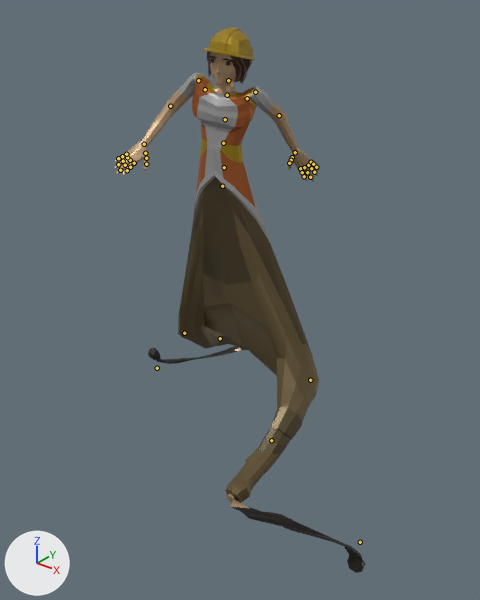
A saved change to the glTF model android/app/src/main/assets/www/models/characters/FarmerAnim_F.glb.
The view is the same before and after, from a 50 mm lens placed at (2.43, -2.95, 2.09), pointed at (0.07, -0.01, 0.27). Arrows for +X, +Y and +Z are at lower left; the lights stay in place. The picture after the commit comes second. Both versions are drawn at frame 16 of the action 'CharacterArmature|Walk'; the numbers are the values there. The bones that change, and the others that lie on the model, are drawn over the model as lines.

Objects in the first picture: 'Worker_Body', 'Worker_Feet', 'Worker_Head', 'Worker_Legs'.
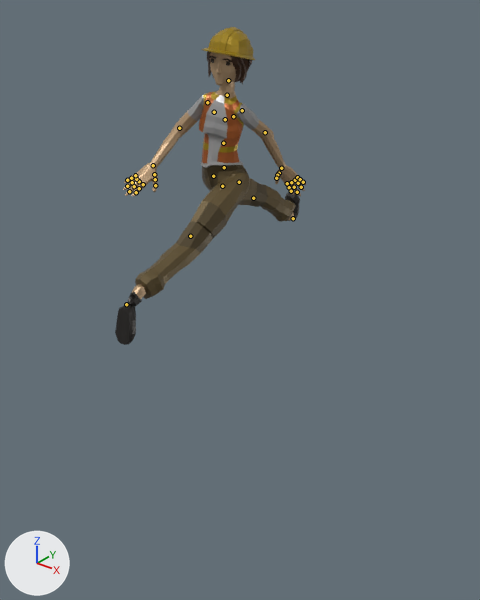
Where the change shows, as pixel boxes [x1, y1, x2, y2] in the pictures (480 x 600 px):
'Worker_Legs', posed (14% wider, 59% shorter): before [178, 177, 319, 503]; after [135, 165, 296, 299]
'Worker_Body', posed (11% narrower, 37% shorter): before [114, 72, 320, 241]; after [123, 90, 306, 196]
'Worker_Feet', posed (15% narrower, 32% shorter): before [148, 346, 366, 573]; after [115, 192, 300, 345]
bone 'Shoulder.L', root to tip: before (247, 98) to (248, 97); after (233, 116) to (235, 115)
bone 'Shoulder.R', root to tip: before (205, 89) to (204, 88); after (214, 112) to (213, 110)
bone 'UpperLeg.L', root to tip: before (310, 380) to (310, 381); after (239, 182) to (238, 182)
bone 'Foot.L', root to tip: before (360, 542) to (359, 542); after (126, 304) to (126, 305)
bone 'UpperLeg.R', root to tip: before (184, 333) to (185, 333); after (213, 176) to (214, 176)
bone 'Foot.R', root to tip: before (157, 368) to (156, 367); after (293, 218) to (293, 218)

The edits, one by one:
Bone 'Shoulder.L' (bone_shoulder_l) moves from (-0.00027, 0.00115, 0.00048) to (0.0, 0.0, 0.0).
Bone 'Shoulder.R' (bone_shoulder_r) moves from (0.00027, 0.00116, 0.00048) to (0.0, 0.0, 0.0).
Bone 'UpperLeg.L' (bone_upperleg_l) moves from (0.00438, 0.0123, 0.00287) to (0.0, 0.0, 0.0).
Bone 'Foot.L' (bone_foot_l) moves from (0.00547, -0.00609, -0.00478) to (0.0, 0.0, 0.0).
Bone 'UpperLeg.R' (bone_upperleg_r) moves from (-0.0044, 0.01247, 0.00268) to (0.0, 0.0, 0.0).
Bone 'Foot.R' (bone_foot_r) moves from (-0.00545, 0.00482, -0.00453) to (0.0, 0.0, 0.0).
